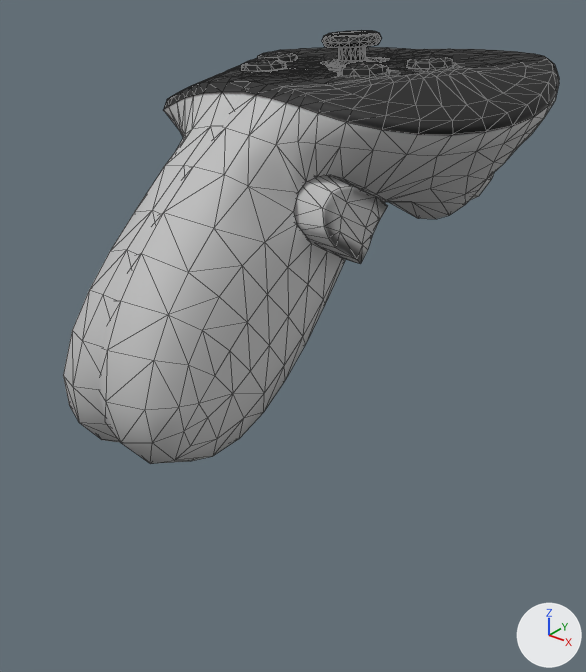
Renders of the glTF model data/meshes/controllers/meta_quest_controllers.glb from each side of a commit.
The view is the same before and after, from a 50 mm camera at (0.1292, -0.1632, 0.0593) aimed at (0.0054, -0.0085, -0.0366). The lights are fixed; the arrows at lower right show +X, +Y and +Z. Mesh edges are drawn as thin lines. Where no turn or scale is listed for an object, it has been applied to the vertices. Vertices at the same position are counted once.

In view in the first picture: 'buttons_L_low_meta_quest_3_mat_0', 'buttons_R_low_meta_quest_3_mat_0', 'controller_L_low_meta_quest_3_mat_0', 'controller_R_low_meta_quest_3_mat_0'.
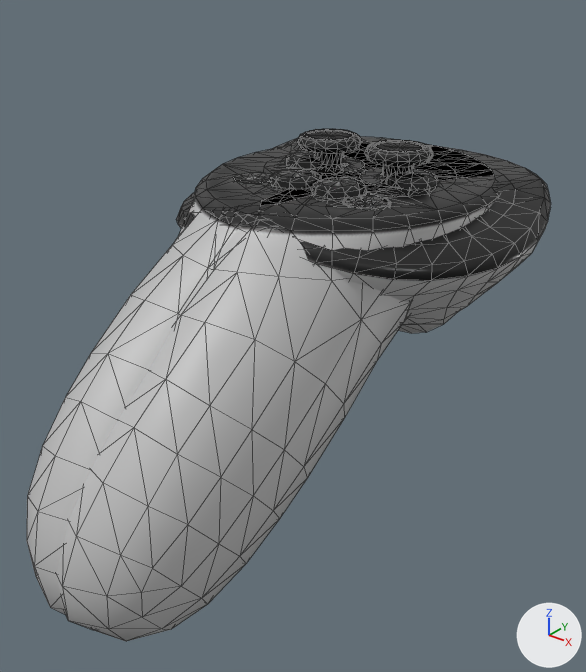
The change, as a diff of the scene's bpy script:
```diff
--- a/data/meshes/controllers/meta_quest_controllers.glb.py
+++ b/data/meshes/controllers/meta_quest_controllers.glb.py
@@ img_image_1 @@
+img_image_1 = load_image('Image_1', '_unpacked/Image_1', 1024, 1024, 'Non-Color')
@@ mat_meta_quest_3_mat @@
 n0 = _N.new('ShaderNodeBsdfPrincipled'); n0.name = 'Principled BSDF'
-n0.inputs[2].default_value = 0.636  # 'Roughness'
 n1 = _N.new('ShaderNodeOutputMaterial'); n1.name = 'Material Output'
@@ mat_meta_quest_3_mat @@
 n2.image = img_image_0
+n5 = _N.new('ShaderNodeSeparateColor'); n5.name = 'Separate Color'
+n4 = _N.new('ShaderNodeTexImage'); n4.name = 'Image Texture.001'
+n4.image = img_image_1
 n3 = _N.new('ShaderNodeNormalMap'); n3.name = 'Normal Map'
 n3.uv_map = 'UVMap'
-n4 = _N.new('ShaderNodeTexImage'); n4.name = 'Image Texture.001'
-n4.image = img_image_2
+n6 = _N.new('ShaderNodeTexImage'); n6.name = 'Image Texture.002'
+n6.image = img_image_2
 _L.new(n0.outputs[0], n1.inputs[0])  # 'BSDF' to 'Surface'
@@ mat_meta_quest_3_mat @@
 _L.new(n3.outputs[0], n0.inputs[5])  # 'Normal' to 'Normal'
-_L.new(n4.outputs[0], n3.inputs[1])  # 'Color' to 'Color'
+_L.new(n5.outputs[2], n0.inputs[1])  # 'Blue' to 'Metallic'
+_L.new(n5.outputs[1], n0.inputs[2])  # 'Green' to 'Roughness'
+_L.new(n4.outputs[0], n5.inputs[0])  # 'Color' to 'Color'
+_L.new(n6.outputs[0], n3.inputs[1])  # 'Color' to 'Color'
@@ me_buttons_l_low_meta_quest_3_mat_0 @@
 me_buttons_l_low_meta_quest_3_mat_0.from_pydata(...)  # 379 vertices, 666 faces; spans x -0.0097..0.0363, y -0.0255..0.0535, z -0.0129..0.0384
 # used by ob_buttons_l_low_meta_quest_3_mat_0; location = (0.0, 0.0, 0.0)
+# me_buttons_l_low_meta_quest_3_mat_0 part 2: the whole mesh is multiplied about its middle by the matrix ((1.218, -0.004, 0.066), (0.003, 1.22, 0.017), (-0.066, -0.017, 1.218)), then moved by (-0.0113, 0.006, -0.0354)
 me_buttons_l_low_meta_quest_3_mat_0.materials.append(mat_meta_quest_3_mat)
@@ me_controller_l_low_meta_quest_3_mat_0 @@
 me_controller_l_low_meta_quest_3_mat_0.from_pydata(...)  # 555 vertices, 1066 faces; spans x -0.0229..0.0549, y -0.0744..0.058, z -0.0475..0.0335
 # used by ob_controller_l_low_meta_quest_3_mat_0; location = (0.0, 0.0, 0.0)
+# me_controller_l_low_meta_quest_3_mat_0 part 1: the whole mesh is multiplied about its middle by the matrix ((1.217, -0.004, 0.066), (0.003, 1.218, 0.017), (-0.066, -0.017, 1.217)), then moved by (-0.0119, 0.0009, -0.0395)
 me_controller_l_low_meta_quest_3_mat_0.materials.append(mat_meta_quest_3_mat)
@@ me_buttons_r_low_meta_quest_3_mat_0 @@
 me_buttons_r_low_meta_quest_3_mat_0.from_pydata(...)  # 379 vertices, 666 faces; spans x -0.0322..0.0111, y -0.0251..0.0539, z -0.015..0.0384
 # used by ob_buttons_r_low_meta_quest_3_mat_0; location = (0.0, 0.0, 0.0)
+# me_buttons_r_low_meta_quest_3_mat_0 part 4: the whole mesh is multiplied about its middle by the matrix ((1.218, -0.004, 0.066), (0.003, 1.22, 0.017), (-0.066, -0.017, 1.218)), then moved by (0.0074, 0.0058, -0.034)
 me_buttons_r_low_meta_quest_3_mat_0.materials.append(mat_meta_quest_3_mat)
@@ me_controller_r_low_meta_quest_3_mat_0 @@
 me_controller_r_low_meta_quest_3_mat_0.from_pydata(...)  # 555 vertices, 1066 faces; spans x -0.0525..0.0245, y -0.0741..0.0584, z -0.0486..0.0321
 # used by ob_controller_r_low_meta_quest_3_mat_0; location = (0.0, 0.0, 0.0)
+# me_controller_r_low_meta_quest_3_mat_0 part 3: the whole mesh is multiplied about its middle by the matrix ((1.217, -0.004, 0.066), (0.003, 1.218, 0.017), (-0.066, -0.017, 1.217)), then moved by (0.0055, 0.0006, -0.0377)
 me_controller_r_low_meta_quest_3_mat_0.materials.append(mat_meta_quest_3_mat)
```

Where the change shows, as pixel boxes [x1, y1, x2, y2] in the pictures (586 x 672 px):
'controller_L_low_meta_quest_3_mat_0', surface changed, reshaped (14% wider, 14% taller): before [99, 49, 559, 464]; after [27, 142, 551, 615]
'controller_R_low_meta_quest_3_mat_0', surface changed, reshaped (29% wider, 28% taller): before [63, 47, 407, 442]; after [56, 136, 499, 641]
'buttons_L_low_meta_quest_3_mat_0', surface changed, reshaped: before [267, 30, 494, 264]; after [234, 129, 437, 199]
'buttons_R_low_meta_quest_3_mat_0', surface changed, reshaped: before [241, 33, 382, 71]; after [270, 140, 433, 209]
